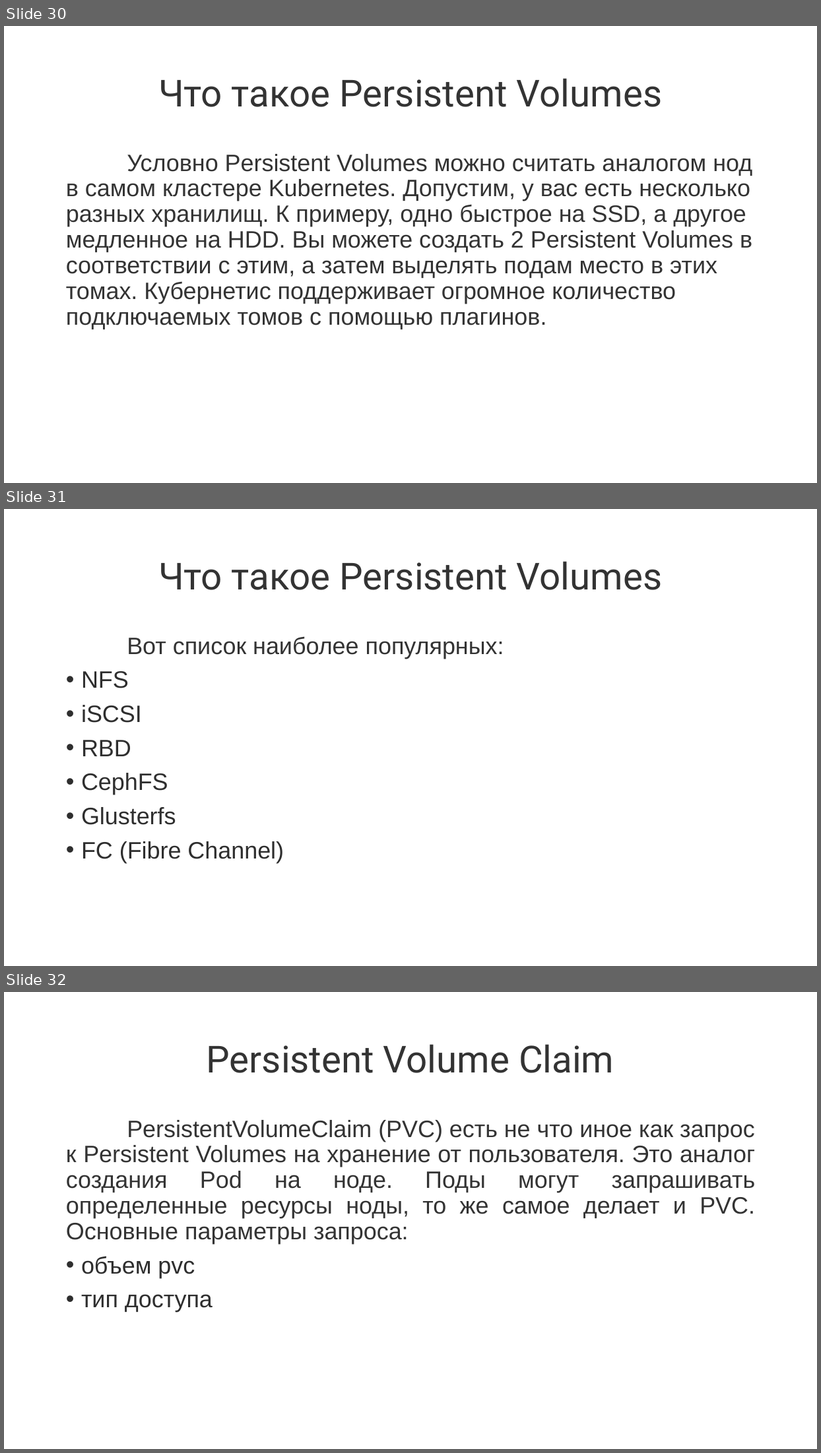
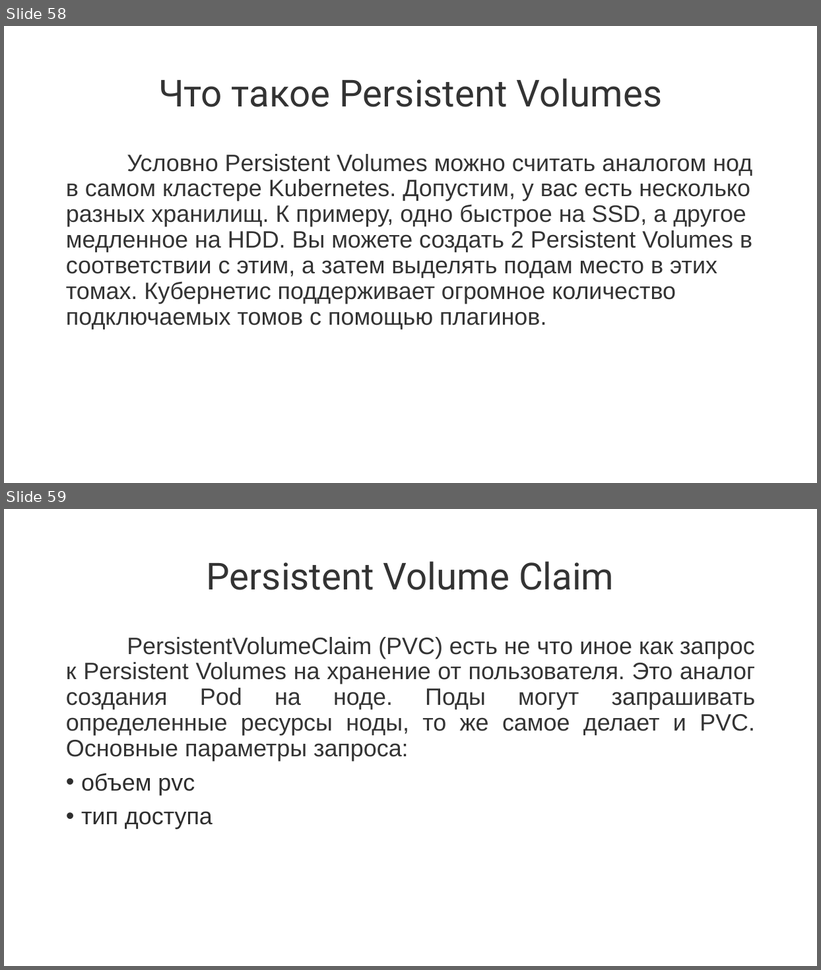
Before and after one commit to Kollekcioner47/k8s, a slide deck: k8s.pptx. Shown one above the other, each under a label of ours: slides 30, 31 and 32 before the commit, slides 58 and 59 after it. The pictures are 821x1453 and 821x970 pixels, drawn with LibreOffice and Linux fonts; fonts in the diff are those of the drawing. Boxes give left, top, right and bottom in pixels: in the first picture for what was removed or moved away, otherwise in the second. Text is boxed around its words. In the diff, an @@ line names an element or a change of style, - is before the commit and + after.

```diff
--- a/k8s.pptx
+++ b/k8s.pptx
@@ slide 31 removed at [4, 509, 817, 966], background #FFFFFF @@
@@ title removed at [158, 561, 662, 590] @@
-Что такое Persistent Volumes
@@ text removed at [81, 636, 504, 863] @@
-Вот список наиболее популярных:
-• NFS
-• iSCSI
-• RBD
-• CephFS
-• Glusterfs
-• FC (Fibre Channel)
@@ what was slide 30 is now slide 58 @@
@@ what was slide 32 is now slide 59 @@
```
Also in this commit, not shown: 5 slides changed, 51 slides added, 4 other slides removed.
